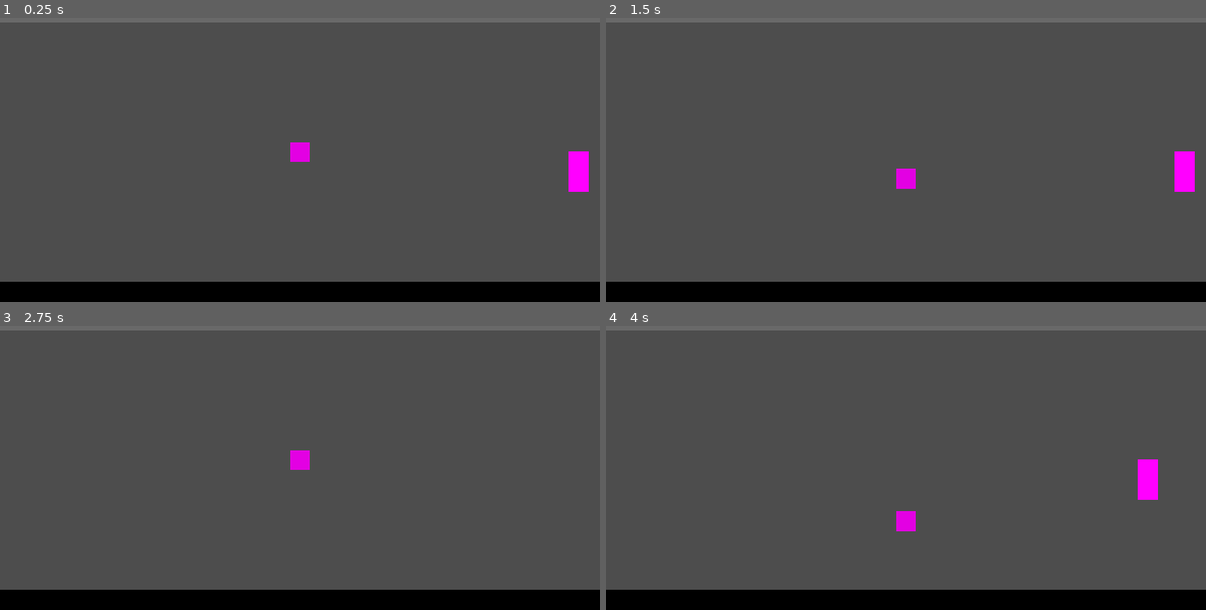
Above: before the commit, frames 1-4 (two rows, left to right).
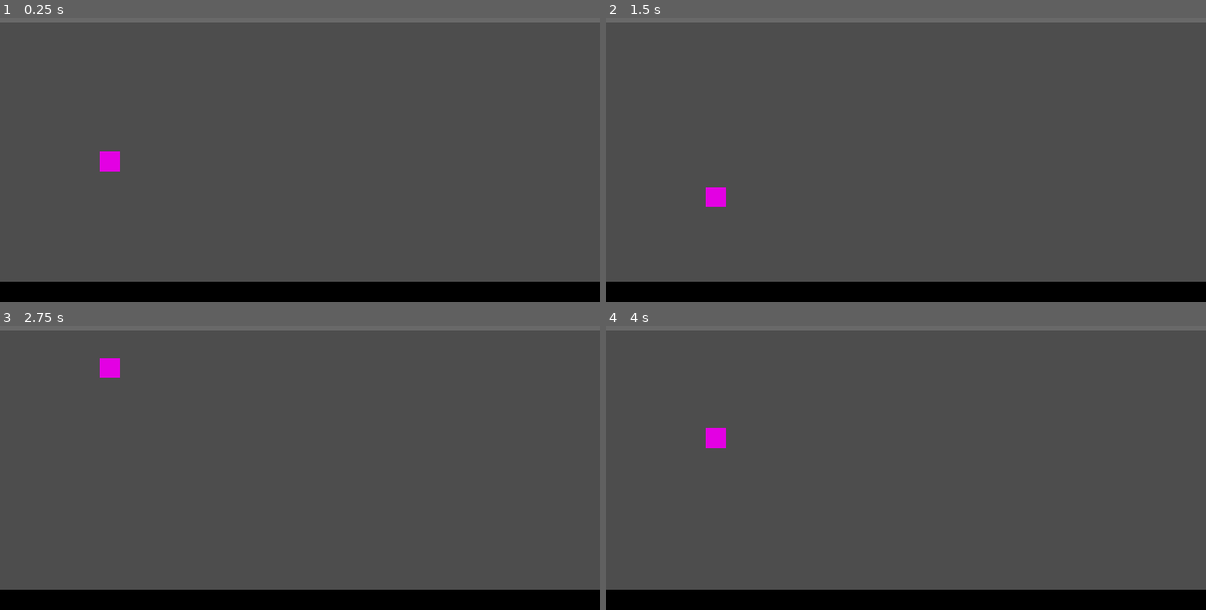
Above: after the commit, the same moments.

Repository: tari-s/endlessrunner2d
Game: Godot game, scene res://game.tscn
Two runs of this game, one before a commit and one after it. Both use one fixed random seed, a clock stepped at 60 frames per second and the inputs below.
Inputs:
- Up to frame 1 (0.25 s): no input
- Up to frame 2 (1.5 s): hold Up (ui_up) 0.53-1.28 s; hold Down (ui_down) from 1.28 s (still down)
- Up to frame 3 (2.75 s): release Down (ui_down) at 2.03 s; hold Up (ui_up) from 2.03 s (still down)
- Up to frame 4 (4 s): release Up (ui_up) at 3.53 s; hold Down (ui_down) from 3.53 s (still down)

The runs differ from the first frame. In frame 1, 0.9% of the frame differs, in the area x 16-99%, y 43-62%; in frame 2, 0.9%; in frame 3, 0.5%; in frame 4, 1.0%, in the area x 16-92%, y 35-73%.

Commit message:
Hindernisse spawnen jetzt mit 8 Mustern
- Hindernisse spawnen automatisch mit verschiedenen Mustern
- 8 Muster definiert: leicht (3), mittel (3), schwer (2)
- Schwierigkeit steigt automatisch alle 20 Sekunden
- Neue Dateien: obstacle_pattern.gd, pattern_manager.gd, obstacle_spawner.gd

Diff:
--- a/game.gd
+++ b/game.gd
@@ -2,3 +2,16 @@
 
 const WORLD_WIDTH := 1200
 const WORLD_HEIGHT := 600
+
+@onready var spawner = $ObstacleSpawner
+
+func _ready():
+	pass
+
+func pause_game():
+	if spawner:
+		spawner.pause_spawning()
+
+func resume_game():
+	if spawner:
+		spawner.resume_spawning()
--- a/game.tscn
+++ b/game.tscn
@@ -1,10 +1,11 @@
 [gd_scene load_steps=10 format=3 uid="uid://b18jjbobcv68o"]
 
-[ext_resource type="Script" uid="uid://dg03q0r0b54sw" path="res://movingobstacle.gd" id="1_fc0e3"]
 [ext_resource type="Script" uid="uid://bkueuohdyhj7q" path="res://player.gd" id="1_feb5d"]
 [ext_resource type="Script" uid="uid://cn6ulq2sbejg7" path="res://game.gd" id="1_ryrav"]
 [ext_resource type="Script" uid="uid://dge7pqo288vcw" path="res://ceiling.gd" id="2_7jktm"]
 [ext_resource type="Script" uid="uid://bf2wrtan650he" path="res://floor.gd" id="3_ryrav"]
+[ext_resource type="PackedScene" uid="uid://bm6otxrfdubws" path="res://obstacle.tscn" id="5_spawner"]
+[ext_resource type="Script" uid="uid://dnt5rmjfeyeaf" path="res://obstacle_spawner.gd" id="6_spawner"]
 
 [sub_resource type="RectangleShape2D" id="RectangleShape2D_y32ns"]
 size = Vector2(40, 40)
@@ -15,9 +16,6 @@
 [sub_resource type="RectangleShape2D" id="RectangleShape2D_ryrav"]
 size = Vector2(1200, 40)
 
-[sub_resource type="RectangleShape2D" id="RectangleShape2D_eow3j"]
-size = Vector2(40, 80)
-
 [node name="Game" type="Node2D"]
 script = ExtResource("1_ryrav")
 
@@ -25,7 +23,7 @@
 position = Vector2(600, 300)
 
 [node name="Player" type="CharacterBody2D" parent="."]
-position = Vector2(580, 280)
+position = Vector2(200, 300)
 script = ExtResource("1_feb5d")
 
 [node name="ColorRect" type="ColorRect" parent="Player"]
@@ -63,15 +61,10 @@
 position = Vector2(600, 20)
 shape = SubResource("RectangleShape2D_ryrav")
 
-[node name="MovingObstacle" type="StaticBody2D" parent="."]
-position = Vector2(1200, 300)
-script = ExtResource("1_fc0e3")
-
-[node name="ColorRect" type="ColorRect" parent="MovingObstacle"]
-offset_right = 40.0
-offset_bottom = 80.0
-color = Color(1, 0, 1, 1)
-
-[node name="CollisionShape2D2" type="CollisionShape2D" parent="MovingObstacle"]
-position = Vector2(20, 40)
-shape = SubResource("RectangleShape2D_eow3j")
+[node name="ObstacleSpawner" type="Node2D" parent="."]
+script = ExtResource("6_spawner")
+obstacle_scene = ExtResource("5_spawner")
+spawn_interval = 3.0
+spawn_x_position = null
+initial_difficulty = null
+difficulty_increase_interval = 20.0
--- a/movingobstacle.gd
+++ /dev/null
@@ -1,6 +0,0 @@
-extends "res://obstacle.gd"
-
-func _ready():
-	moving = true
-	deadly = true
-	speed = 250
--- a/obstacle.gd
+++ b/obstacle.gd
@@ -1,11 +1,28 @@
 extends StaticBody2D
 
-@export var deadly := true  # Kollision = Game Over
+@export var deadly := true  # Collision = Game Over
 @export var moving := false
-@export var speed := 200.0
+@export var speed := 250
 
 func _process(delta):
 	if moving:
 		position.x -= speed * delta
 		if position.x < -100:
 			queue_free()
+
+func set_height(new_height: float):
+	# Update ColorRect if it exists
+	if has_node("ColorRect"):
+		var color_rect = get_node("ColorRect")
+		color_rect.custom_minimum_size.y = new_height
+		color_rect.size.y = new_height
+		color_rect.offset_bottom = new_height
+		color_rect.offset_top = -new_height / 2
+		color_rect.offset_bottom = new_height / 2
+
+	# Update CollisionShape2D if it exists
+	if has_node("CollisionShape2D"):
+		var collision = get_node("CollisionShape2D")
+		if collision.shape is RectangleShape2D:
+			collision.shape.size.y = new_height
+			collision.position.y = 0  # Center it
--- a/obstacle.tscn
+++ b/obstacle.tscn
@@ -1,23 +1,22 @@
 [gd_scene load_steps=3 format=3 uid="uid://bm6otxrfdubws"]
 
-[ext_resource type="Script" uid="uid://ctwqiry5fm6jn" path="res://obstacle.gd" id="1_sl1jc"]
+[ext_resource type="Script" path="res://obstacle.gd" id="1_sl1jc"]
 
 [sub_resource type="RectangleShape2D" id="RectangleShape2D_qcbvg"]
 size = Vector2(40, 80)
 
-[node name="Node2D" type="Node2D"]
+[node name="Obstacle" type="StaticBody2D"]
+script = ExtResource("1_sl1jc")
+moving = true
+speed = 250
 
-[node name="Obstacle" type="StaticBody2D" parent="."]
-modulate = Color(1.6409765, 0.43491632, 1.9114265, 1)
-script = ExtResource("1_sl1jc")
-
-[node name="ColorRect" type="ColorRect" parent="Obstacle"]
+[node name="ColorRect" type="ColorRect" parent="."]
 custom_minimum_size = Vector2(40, 80)
 offset_left = -20.0
 offset_top = -40.0
 offset_right = 20.0
 offset_bottom = 40.0
-color = Color(17.34272, 0, 17.34272, 1)
+color = Color(1, 0.2, 0.2, 1)
 
-[node name="CollisionShape2D" type="CollisionShape2D" parent="Obstacle"]
+[node name="CollisionShape2D" type="CollisionShape2D" parent="."]
 shape = SubResource("RectangleShape2D_qcbvg")
--- /dev/null
+++ b/obstacle_pattern.gd
@@ -0,0 +1,21 @@
+extends Resource
+class_name ObstaclePattern
+
+# Defines a single obstacle in the pattern
+class ObstacleData:
+	var y_position: float  # Vertical position (0-600)
+	var x_offset: float    # Horizontal offset from spawn point
+	var height: float      # Obstacle height
+
+	func _init(y: float, x: float = 0.0, h: float = 80.0):
+		y_position = y
+		x_offset = x
+		height = h
+
+# Array of obstacles in this pattern
+var obstacles: Array[ObstacleData] = []
+var pattern_name: String = ""
+var difficulty: int = 1  # 1=easy, 2=medium, 3=hard
+
+func _init():
+	obstacles = []
--- /dev/null
+++ b/obstacle_spawner.gd
@@ -0,0 +1,95 @@
+extends Node2D
+class_name ObstacleSpawner
+
+@export var obstacle_scene: PackedScene  # Assign obstacle.tscn in editor
+@export var spawn_interval: float = 2.5  # Time between patterns
+@export var spawn_x_position: float = 1300  # Where to spawn (off-screen right)
+@export var initial_difficulty: int = 1
+@export var difficulty_increase_interval: float = 15.0  # Seconds until difficulty increases
+
+var pattern_manager: PatternManager
+var spawn_timer: Timer
+var difficulty_timer: Timer
+var current_difficulty: int = 1
+
+func _ready():
+	# Create pattern manager
+	pattern_manager = PatternManager.new()
+	add_child(pattern_manager)
+
+	# Setup spawn timer
+	spawn_timer = Timer.new()
+	spawn_timer.wait_time = spawn_interval
+	spawn_timer.timeout.connect(_on_spawn_timer_timeout)
+	add_child(spawn_timer)
+	spawn_timer.start()
+
+	# Setup difficulty timer
+	difficulty_timer = Timer.new()
+	difficulty_timer.wait_time = difficulty_increase_interval
+	difficulty_timer.timeout.connect(_on_difficulty_timer_timeout)
+	add_child(difficulty_timer)
+	difficulty_timer.start()
+
+	current_difficulty = initial_difficulty
+
+func _on_spawn_timer_timeout():
+	spawn_pattern()
+
+func _on_difficulty_timer_timeout():
+	if current_difficulty < 3:
+		current_difficulty += 1
+		print("Difficulty increased to: ", current_difficulty)
+
+func spawn_pattern():
+	if obstacle_scene == null:
+		push_error("ObstacleSpawner: obstacle_scene not assigned!")
+		return
+
+	# Get a random pattern based on current difficulty
+	var pattern = pattern_manager.get_random_pattern(current_difficulty)
+
+	if pattern == null:
+		return
+
+	# Spawn each obstacle in the pattern
+	for obstacle_data in pattern.obstacles:
+		var obstacle = obstacle_scene.instantiate()
+
+		# Position the obstacle
+		obstacle.position.x = spawn_x_position + obstacle_data.x_offset
+		obstacle.position.y = obstacle_data.y_position
+
+		# Set obstacle properties if it has them
+		if obstacle.has_method("set_height"):
+			obstacle.set_height(obstacle_data.height)
+		elif obstacle.has_node("ColorRect"):
+			var color_rect = obstacle.get_node("ColorRect")
+			color_rect.size.y = obstacle_data.height
+			color_rect.offset_bottom = obstacle_data.height
+			# Update collision shape if present
+			if obstacle.has_node("CollisionShape2D"):
+				var collision = obstacle.get_node("CollisionShape2D")
+				if collision.shape is RectangleShape2D:
+					collision.shape.size.y = obstacle_data.height
+					collision.position.y = obstacle_data.height / 2
+
+		# Enable movement
+		if "moving" in obstacle:
+			obstacle.moving = true
+
+		# Add to scene
+		get_parent().add_child(obstacle)
+
+func set_spawn_interval(interval: float):
+	spawn_interval = interval
+	if spawn_timer:
+		spawn_timer.wait_time = interval
+
+func pause_spawning():
+	if spawn_timer:
+		spawn_timer.stop()
+
+func resume_spawning():
+	if spawn_timer:
+		spawn_timer.start()
--- /dev/null
+++ b/pattern_manager.gd
@@ -0,0 +1,96 @@
+extends Node
+class_name PatternManager
+
+# Store all available patterns
+var patterns: Array[ObstaclePattern] = []
+var current_difficulty: int = 1
+
+func _ready():
+	_create_patterns()
+
+func _create_patterns():
+	# Pattern 1: Single Low Obstacle
+	var pattern1 = ObstaclePattern.new()
+	pattern1.pattern_name = "Low Single"
+	pattern1.difficulty = 1
+	pattern1.obstacles.append(ObstaclePattern.ObstacleData.new(400))
+	patterns.append(pattern1)
+
+	# Pattern 2: Single High Obstacle
+	var pattern2 = ObstaclePattern.new()
+	pattern2.pattern_name = "High Single"
+	pattern2.difficulty = 1
+	pattern2.obstacles.append(ObstaclePattern.ObstacleData.new(200))
+	patterns.append(pattern2)
+
+	# Pattern 3: Single Middle Obstacle
+	var pattern3 = ObstaclePattern.new()
+	pattern3.pattern_name = "Middle Single"
+	pattern3.difficulty = 1
+	pattern3.obstacles.append(ObstaclePattern.ObstacleData.new(300))
+	patterns.append(pattern3)
+
+	# Pattern 4: Two Obstacles - Top and Bottom Gap
+	var pattern4 = ObstaclePattern.new()
+	pattern4.pattern_name = "Top-Bottom Gap"
+	pattern4.difficulty = 2
+	pattern4.obstacles.append(ObstaclePattern.ObstacleData.new(120, 0.0, 80.0))
+	pattern4.obstacles.append(ObstaclePattern.ObstacleData.new(480, 0.0, 80.0))
+	patterns.append(pattern4)
+
+	# Pattern 5: Staircase Up
+	var pattern5 = ObstaclePattern.new()
+	pattern5.pattern_name = "Staircase Up"
+	pattern5.difficulty = 2
+	pattern5.obstacles.append(ObstaclePattern.ObstacleData.new(450, 0.0, 80.0))
+	pattern5.obstacles.append(ObstaclePattern.ObstacleData.new(350, 150.0, 80.0))
+	pattern5.obstacles.append(ObstaclePattern.ObstacleData.new(250, 300.0, 80.0))
+	patterns.append(pattern5)
+
+	# Pattern 6: Staircase Down
+	var pattern6 = ObstaclePattern.new()
+	pattern6.pattern_name = "Staircase Down"
+	pattern6.difficulty = 2
+	pattern6.obstacles.append(ObstaclePattern.ObstacleData.new(150, 0.0, 80.0))
+	pattern6.obstacles.append(ObstaclePattern.ObstacleData.new(250, 150.0, 80.0))
+	pattern6.obstacles.append(ObstaclePattern.ObstacleData.new(350, 300.0, 80.0))
+	patterns.append(pattern6)
+
+	# Pattern 7: Zigzag
+	var pattern7 = ObstaclePattern.new()
+	pattern7.pattern_name = "Zigzag"
+	pattern7.difficulty = 3
+	pattern7.obstacles.append(ObstaclePattern.ObstacleData.new(150, 0.0, 80.0))
+	pattern7.obstacles.append(ObstaclePattern.ObstacleData.new(450, 120.0, 80.0))
+	pattern7.obstacles.append(ObstaclePattern.ObstacleData.new(250, 240.0, 80.0))
+	patterns.append(pattern7)
+
+	# Pattern 8: Narrow Corridor
+	var pattern8 = ObstaclePattern.new()
+	pattern8.pattern_name = "Narrow Corridor"
+	pattern8.difficulty = 3
+	pattern8.obstacles.append(ObstaclePattern.ObstacleData.new(100, 0.0, 120.0))
+	pattern8.obstacles.append(ObstaclePattern.ObstacleData.new(440, 0.0, 120.0))
+	patterns.append(pattern8)
+
+func get_random_pattern(max_difficulty: int = 3) -> ObstaclePattern:
+	# Filter patterns by difficulty
+	var available = patterns.filter(func(p): return p.difficulty <= max_difficulty)
+
+	if available.is_empty():
+		return patterns[0]  # Fallback to first pattern
+
+	return available[randi() % available.size()]
+
+func get_pattern_by_name(name: String) -> ObstaclePattern:
+	for pattern in patterns:
+		if pattern.pattern_name == name:
+			return pattern
+	return null
+
+func get_patterns_by_difficulty(difficulty: int) -> Array[ObstaclePattern]:
+	var result: Array[ObstaclePattern] = []
+	for pattern in patterns:
+		if pattern.difficulty == difficulty:
+			result.append(pattern)
+	return result
--- a/player.gd
+++ b/player.gd
@@ -1,6 +1,6 @@
 extends CharacterBody2D
 
-@export var move_speed := 350.0
+@export var move_speed := 350
 
 func _physics_process(delta):
 	velocity.x = 0
Not shown, removed: movingobstacle.gd.uid
Not shown, added: obstacle_pattern.gd.uid
Not shown, added: obstacle_spawner.gd.uid
Not shown, added: pattern_manager.gd.uid
